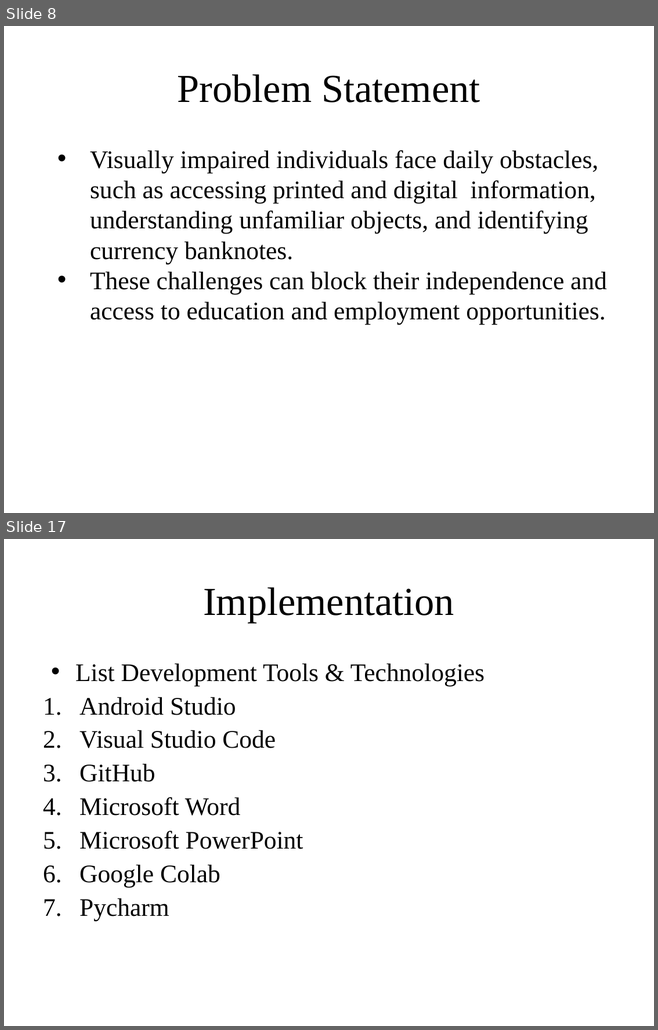
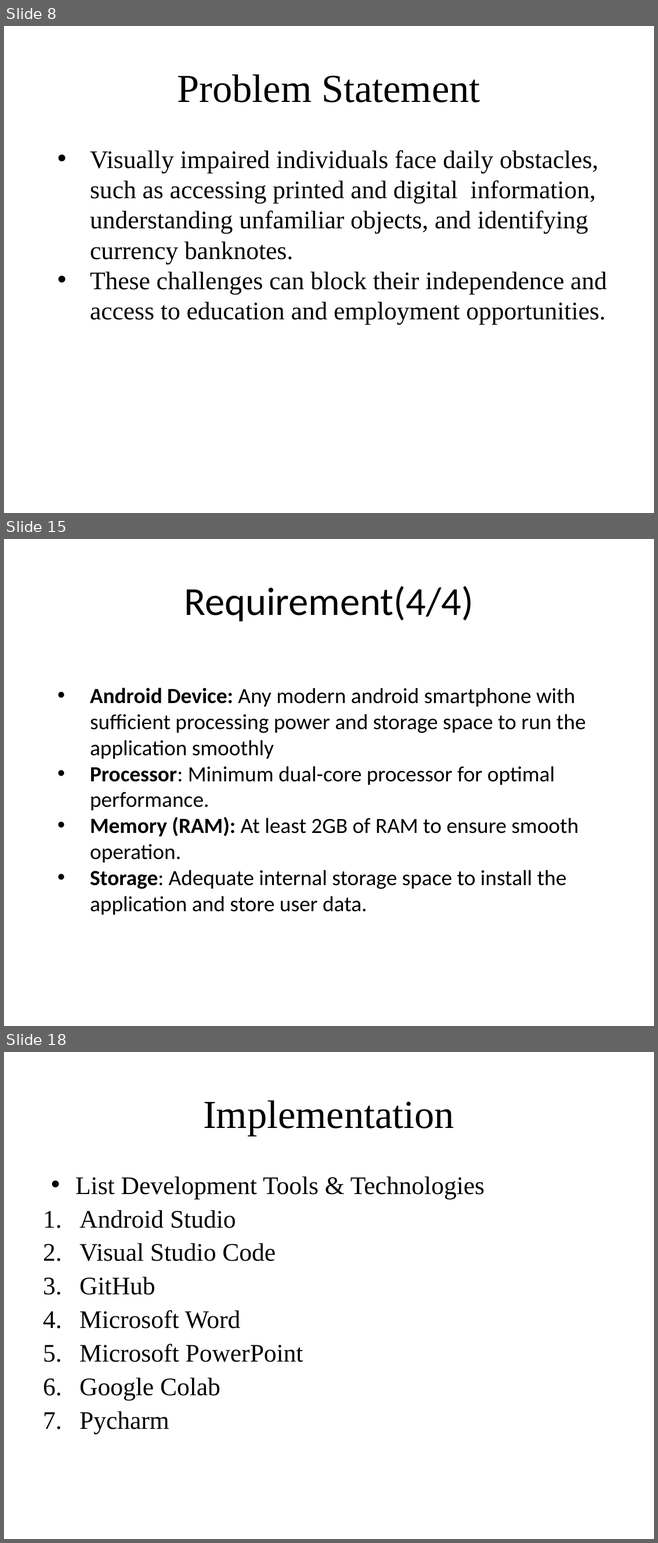
Before and after one commit to usama1123456789/AIEYEGUIDE_FYP1, a slide deck: 07.1 - FYP Presentation_SDP1 (2).pptx. Shown one above the other, each under a label of ours: slides 8 and 17 before the commit, slides 8, 15 and 18 after it; the slides between them are not shown. The pictures are 658x1030 and 658x1543 pixels, drawn with LibreOffice and Linux fonts; fonts in the diff are those of the drawing; background and template pictures are left out. Boxes give left, top, right and bottom in pixels: in the first picture for what was removed or moved away, otherwise in the second. Text is boxed around its words. In the diff, an @@ line names an element or a change of style, - is before the commit and + after.

```diff
--- a/07.1 - FYP Presentation_SDP1 (2).pptx
+++ b/07.1 - FYP Presentation_SDP1 (2).pptx
@@ slide 15 added at bbox=[4, 539, 654, 1026], background picture (left out) @@
@@ title added at bbox=[184, 586, 473, 621], 44 pt, text #000000 @@
+Requirement(4/4)
@@ text added at bbox=[90, 687, 586, 915], 24 pt, text #000000 @@
+• Android Device: Any modern android smartphone with sufficient processing power and storage space to run the application smoothly
+• Processor: Minimum dual-core processor for optimal performance.
+• Memory (RAM): At least 2GB of RAM to ensure smooth operation.
+• Storage: Adequate internal storage space to install the application and store user data.
@@ what was slide 17 is now slide 18 @@
```
Also in this commit, not shown: 4 slides changed, 9 other slides added, 17 slides removed.
